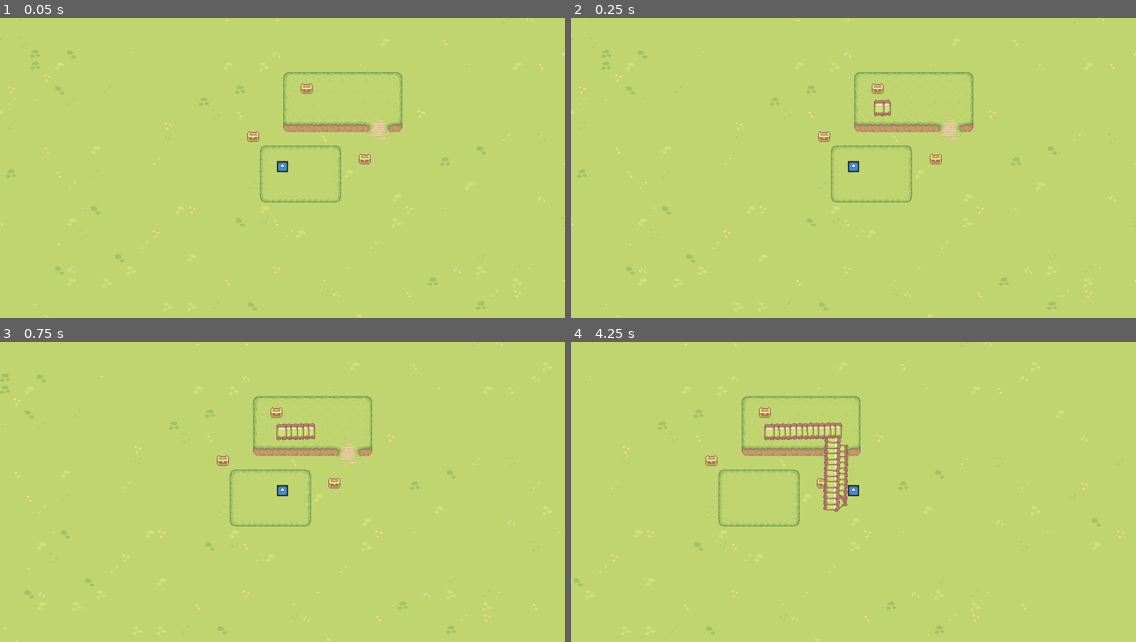
Above: before the commit, frames 1-4 (two rows, left to right).
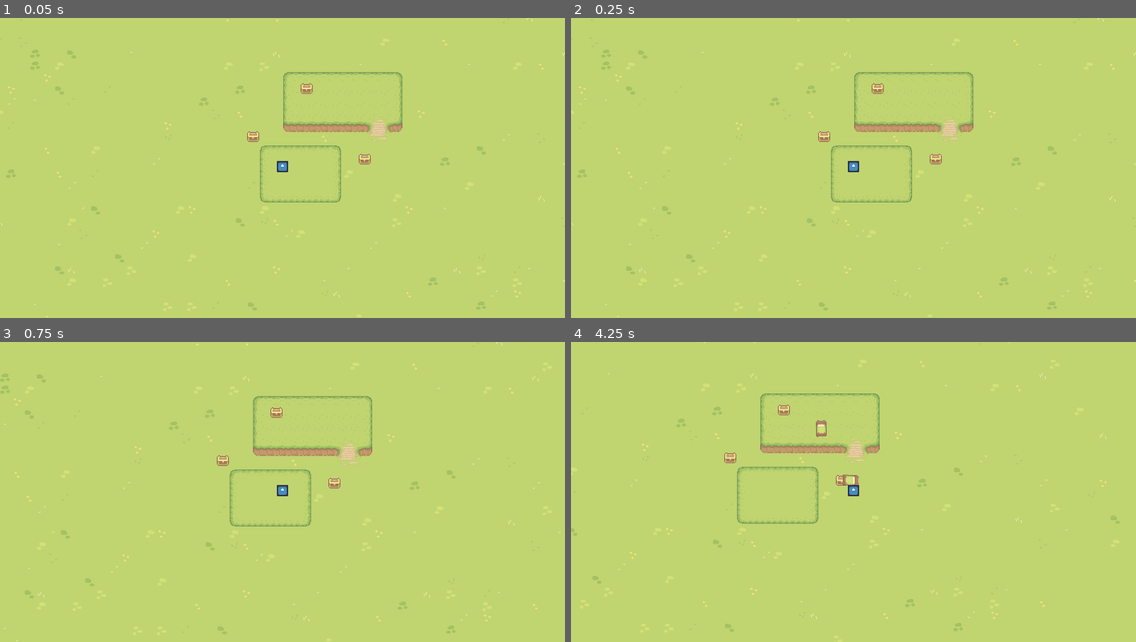
Above: after the commit, the same moments.

Repository: GamersOrgForDevs/Game_Godot
Game: Godot game, scene res://levels/game_level.tscn
Two runs of this game, one before a commit and one after it. Both use one fixed random seed, a clock stepped at 60 frames per second and the inputs below. The engine's default icon, where the game draws it, is replaced by a stand-in: a white triangle on a blue panel in a dark square.
Inputs:
- Up to frame 1 (0.05 s): no input
- Up to frame 2 (0.25 s): no input
- Up to frame 3 (0.75 s): hold D (right) from 0.53 s (still down)
- Up to frame 4 (4.25 s): release D (right) at 1.28 s; hold S (down) 1.28-2.03 s; hold D (right) 2.03-2.78 s; hold W (up) 2.78-3.53 s; hold A (left) from 3.53 s (still down)

Frame 1 is identical in both runs. In frame 2, 0.1% of the frame differs, in the area x 53-57%, y 26-33%; in frame 3, 0.3%; in frame 4, 4.4%, in the area x 0-98%, y 0-98%.

Commit message:
Tidying up

Diff:
--- a/levels/game_level.tscn
+++ b/levels/game_level.tscn
@@ -747,4 +747,4 @@
 [node name="EnemyPath" type="Path2D" parent="."]
 curve = SubResource("Curve2D_m60xl")
 script = ExtResource("9_8xdyu")
-spawn_time = 0.11
+spawn_time = 1.76
--- a/objects/bed.tscn
+++ b/objects/enemy.tscn
@@ -1,16 +1,16 @@
 [gd_scene load_steps=4 format=3 uid="uid://ciigmr8aony1v"]
 
-[ext_resource type="Script" path="res://scripts/bed.gd" id="1_2sx7o"]
-[ext_resource type="Texture2D" uid="uid://fkn8ll712ray" path="res://art/Objects/Basic Furniture.png" id="1_muj6g"]
+[ext_resource type="Script" path="res://scripts/enemy.gd" id="1_sasya"]
+[ext_resource type="Texture2D" uid="uid://fkn8ll712ray" path="res://art/Objects/Basic Furniture.png" id="2_oerng"]
 
 [sub_resource type="RectangleShape2D" id="RectangleShape2D_vwot8"]
 size = Vector2(14, 16)
 
 [node name="PathFollow2D" type="PathFollow2D"]
-script = ExtResource("1_2sx7o")
+script = ExtResource("1_sasya")
 
 [node name="Sprite2D" type="Sprite2D" parent="."]
-texture = ExtResource("1_muj6g")
+texture = ExtResource("2_oerng")
 region_enabled = true
 region_rect = Rect2(0, 16, 16, 32)
 
--- a/scripts/bed.gd
+++ b/scripts/enemy.gd
@@ -7,6 +7,6 @@
 
 
 # Called every frame. 'delta' is the elapsed time since the previous frame.
-func _process(delta):
+func _process(_delta):
 	if self.progress_ratio == 1:
 		queue_free()
--- a/scripts/path.gd
+++ b/scripts/path.gd
@@ -5,7 +5,7 @@
 var tween
 var timer
 
-const path_follow_obj = preload("res://objects/bed.tscn")
+const path_follow_obj = preload("res://objects/enemy.tscn")
 # Called when the node enters the scene tree for the first time.
 func _ready():
 	set_process(true)
@@ -20,11 +20,9 @@
 
 
 # Called every frame. 'delta' is the elapsed time since the previous frame.
-func _process(delta):
+func _process(_delta):
 	pass
 
-func on_tween_finish():
-	print("DOne")
 func _on_timer_timeout():
 	var instance = path_follow_obj.instantiate()
 	self.add_child(instance)
@@ -33,5 +31,4 @@
 	tween.set_trans(Tween.TRANS_LINEAR)
 	tween.set_ease(Tween.EASE_IN_OUT)
 	tween.tween_property(instance, "progress_ratio", 1, path_time)
-	tween.connect("finished", on_tween_finish)
 	tween.set_loops(1)
